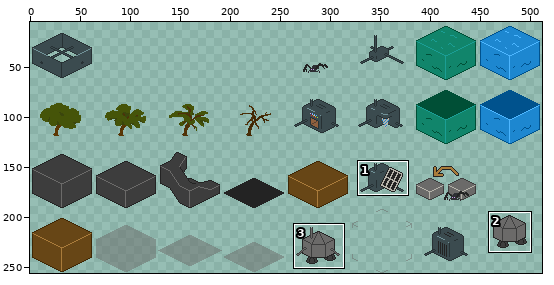
Two versions of one sprite sheet, assets/image/tileset.png. The picture above shows the old version from afar; the outline marks the close-up.
Close-up. The starting point:
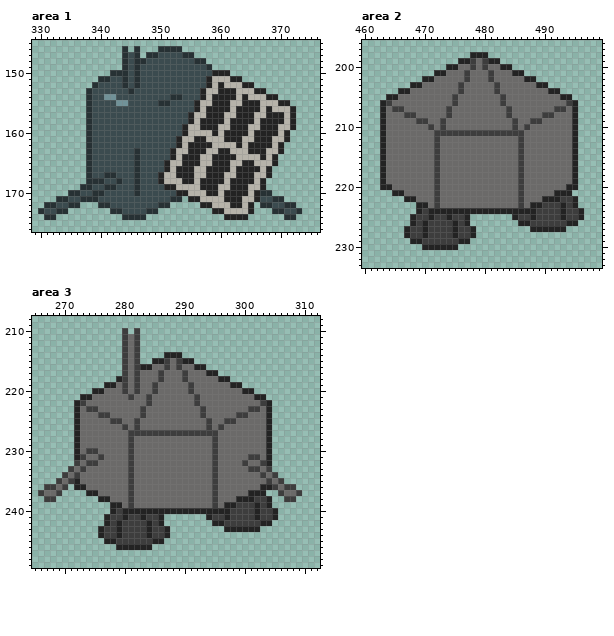
The file is 512x256 pixels. Colours within 5 levels of each other are drawn and written as one. Shown: area 1: x 329..376, y 145..176; area 2: x 460..499, y 196..233; area 3: x 265..312, y 208..249. The wide view leaves out empty margins. The commit also changed other parts of the picture, which this record leaves out.
After:
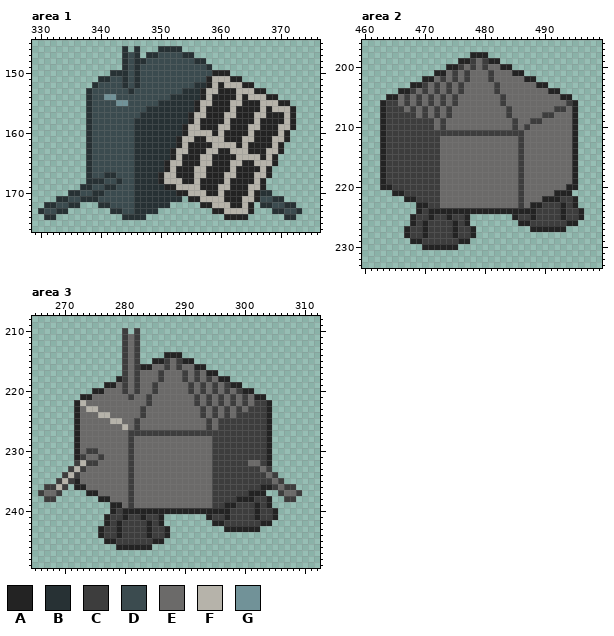
Palette (. is transparent): A #232323  B #273134  C #3d3d3d  D #3b4b4f  E #6b6a69  F #b6b3aa  G #719298
Change:
Area 1:
The author changed colour D to colour B in row 152 at x 356 to 357; in rows 153 to 154 at x 354 to 356; in row 155 at x 352 to 355; in row 156 at x 348 to 355; in row 157 at x 347 to 354; in row 158 at x 346 to 354.
The author changed colour D to colour B in rows 159 to 160 at x 346 to 353; in rows 161 to 162 at x 346 to 352; in rows 163 to 164 at x 347 to 351; in rows 165 to 166 at x 347 to 350; in rows 167 to 168 at x 347 to 349; in row 169 at x 347 to 350.
The author changed colour D to colour B in row 170 at x 347 to 352; in row 171 at x 346 to 351; in row 172 at x 346 to 349; in row 173 at x 346 to 347.
Area 2:
The author changed colour E to colour C in row 200 at x 476; in row 201 at x 475; in row 202 at x 473 and 475; in row 203 at x 470, 472 and 474; in row 204 at x 468, 470, 472 and 474; in row 205 at x 467, 469, 471 and 473.
The author changed colour E to colour C in row 206 at x 465, 467, 469, 471 and 473; in row 207 at x 464, 468, 470 and 472; in row 208 at x 464 to 466, 470 and 472; in row 209 at x 464 to 468 and 471; in row 210 at x 464 to 470; in rows 211 to 219 at x 464 to 471.
The author changed colour E to colour C in row 220 at x 465 to 471; in row 221 at x 467 to 471; in row 222 at x 469 to 471; in row 223 at x 471.
Area 3:
The author changed colour E to colour C in row 217 at x 292; in row 218 at x 292 and 294; in row 219 at x 293, 295 and 297; in row 220 at x 293, 295, 297 and 299; in row 221 at x 294, 296, 298 and 300; in row 222 at x 294, 296, 298, 300 and 302.
The author changed colour E to colour C in row 223 at x 295, 297, 299 and 303; in row 224 at x 295, 297 and 301 to 303; in row 225 at x 296 and 299 to 303; in row 226 at x 297 to 303; in rows 227 to 230 at x 296 to 303; in row 231 at x 296 to 300 and 303.
The author changed colour E to colour C in row 232 at x 296 to 299; in row 233 at x 296 to 300; in row 234 at x 296 to 302; in row 235 at x 296 to 303; in row 236 at x 296 to 302; in row 237 at x 296 to 300.
The author changed colour E to colour C in row 238 at x 296 to 298; in row 239 at x 296.
The author changed colour C to colour F in row 222 at x 273; in row 223 at x 274 to 275; in row 224 at x 276 to 277; in row 225 at x 278 to 279; in row 226 at x 280.
The author changed colour E to colour F in row 232 at x 273; in row 233 at x 272; in row 234 at x 271; in row 235 at x 270; in row 236 at x 269.
